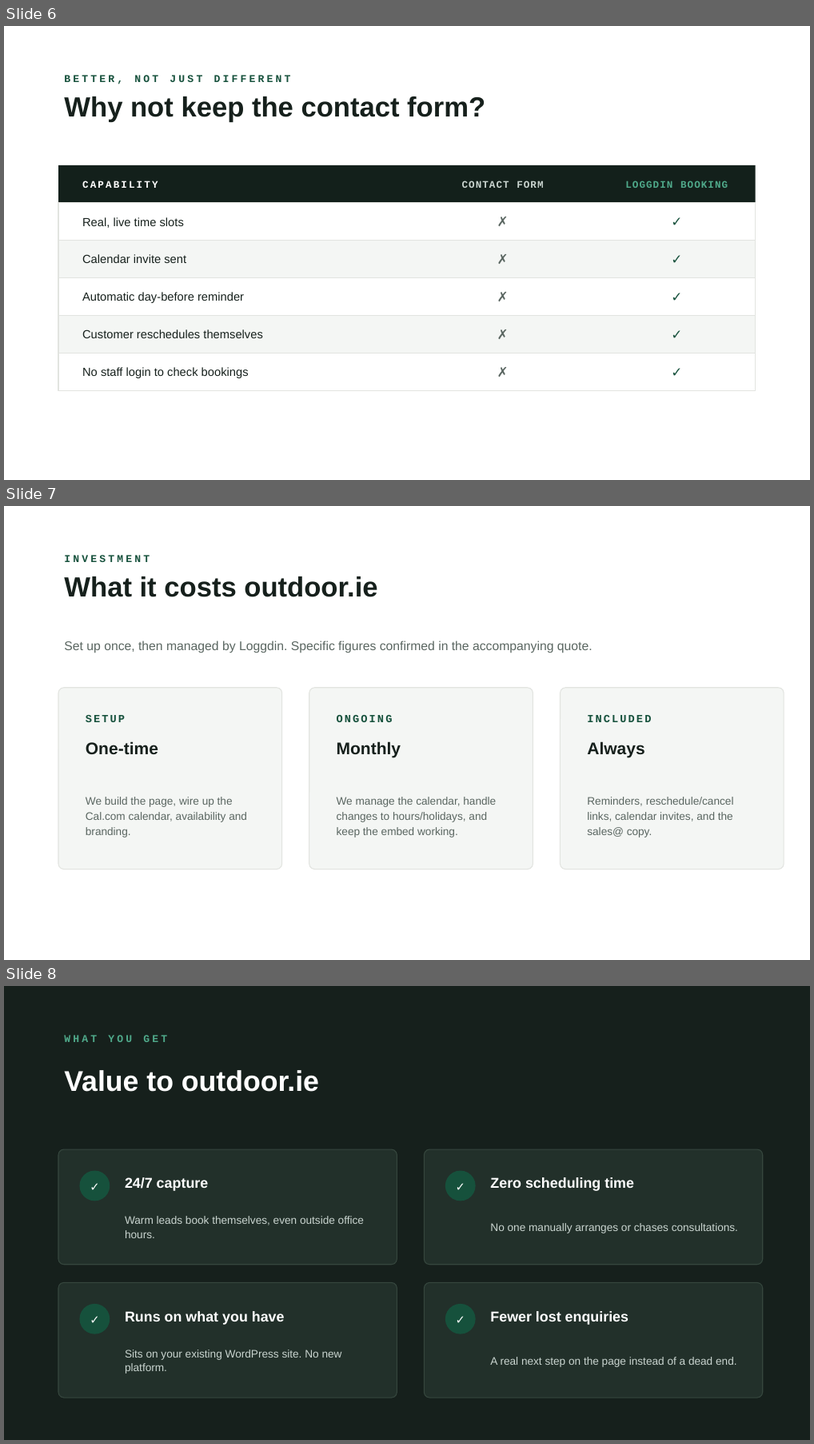
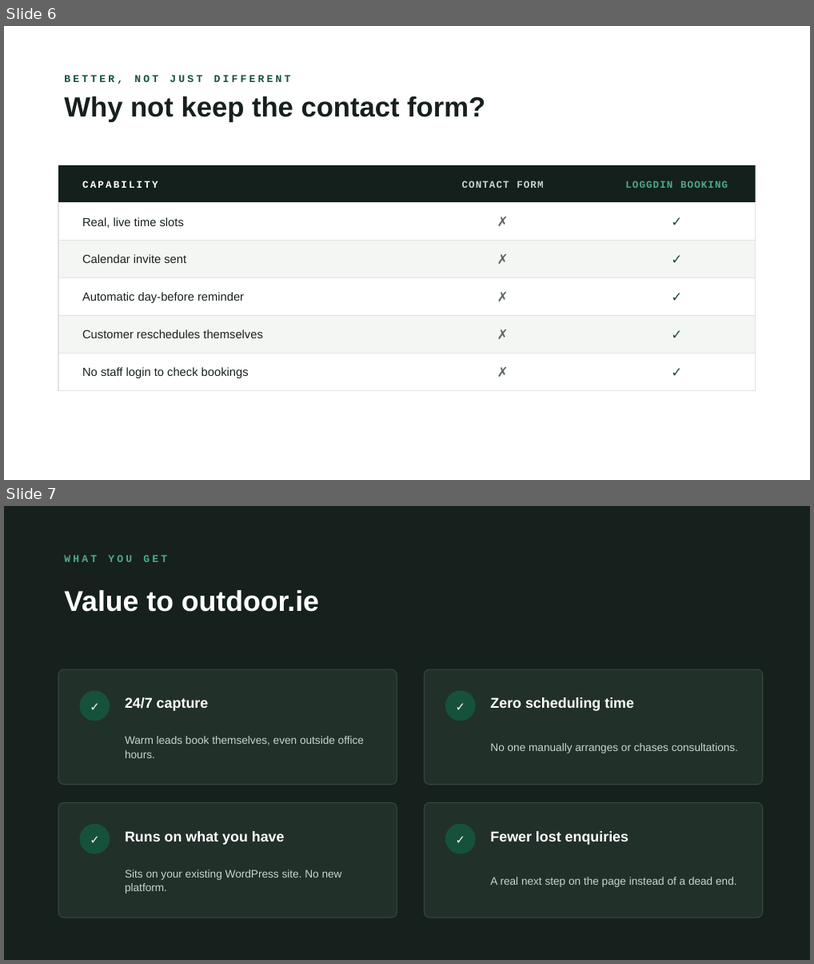
Before and after one commit to eskaaaaaay/outdoor-ie-booking, a slide deck: deck/outdoor-ie-booking-deck.pptx. Shown one above the other, each under a label of ours: slides 6, 7 and 8 before the commit, slides 6 and 7 after it. The pictures are 814x1444 and 814x964 pixels, drawn with LibreOffice and Linux fonts; fonts in the diff are those of the drawing. Boxes give left, top, right and bottom in pixels: in the first picture for what was removed or moved away, otherwise in the second. Text is boxed around its words. In the diff, an @@ line names an element or a change of style, - is before the commit and + after.

Commit message:
Remove Investment slide (placeholder) — deck now 11 slides

```diff
--- a/deck/outdoor-ie-booking-deck.pptx
+++ b/deck/outdoor-ie-booking-deck.pptx
@@ slide 7 removed at [4, 506, 810, 960], background #FFFFFF @@
@@ text removed at [64, 555, 150, 562] @@
-INVESTMENT
@@ text removed at [64, 576, 378, 597] @@
-What it costs outdoor.ie
@@ text removed at [64, 640, 593, 653] @@
-Set up once, then managed by Loggdin. Specific figures confirmed in the accompanying quote.
@@ rounded rectangle removed at [58, 688, 282, 869] @@
@@ rounded rectangle removed at [310, 688, 534, 869] @@
@@ rounded rectangle removed at [561, 688, 784, 869] @@
@@ text removed at [86, 715, 125, 722] @@
-SETUP
@@ text removed at [337, 715, 393, 722] @@
-ONGOING
@@ text removed at [587, 715, 651, 722] @@
-INCLUDED
@@ text removed at [86, 741, 158, 754] @@
-One-time
@@ text removed at [337, 741, 402, 758] @@
-Monthly
@@ text removed at [587, 741, 645, 758] @@
-Always
@@ text removed at [86, 796, 247, 837] @@
-We build the page, wire up the Cal.com calendar, availability and branding.
@@ text removed at [337, 796, 496, 837] @@
-We manage the calendar, handle changes to hours/holidays, and keep the embed working.
@@ text removed at [587, 796, 734, 837] @@
-Reminders, reschedule/cancel links, calendar invites, and the sales@ copy.
@@ what was slide 8 is now slide 7 @@
```
Also in this commit, not shown: 8 other files.
